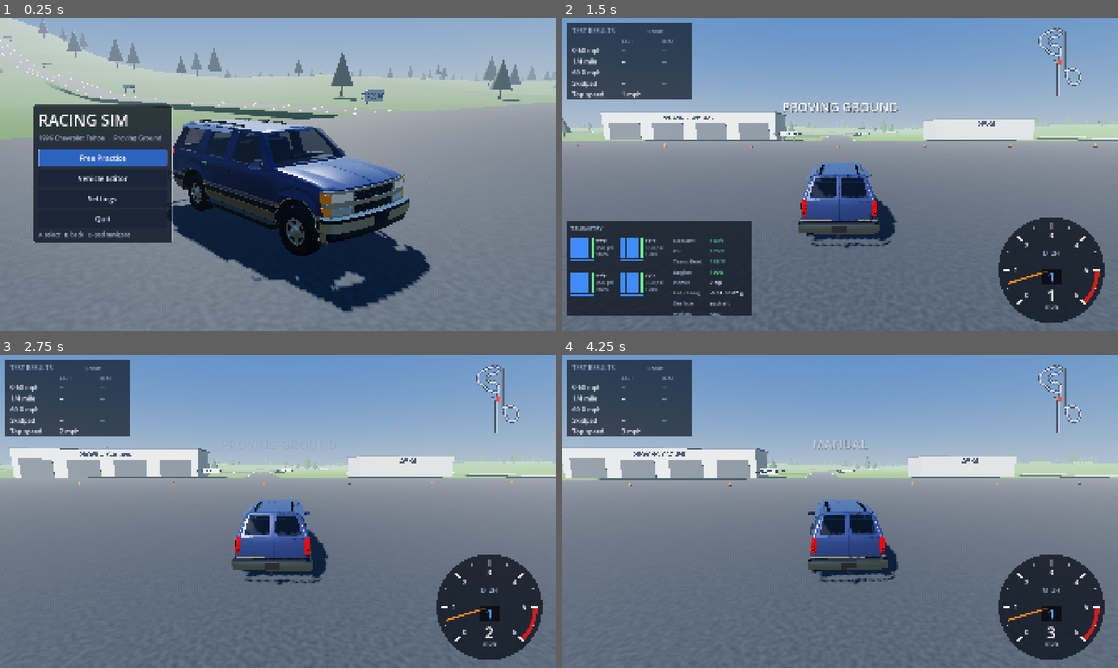
Above: before the commit, frames 1-4 (two rows, left to right).
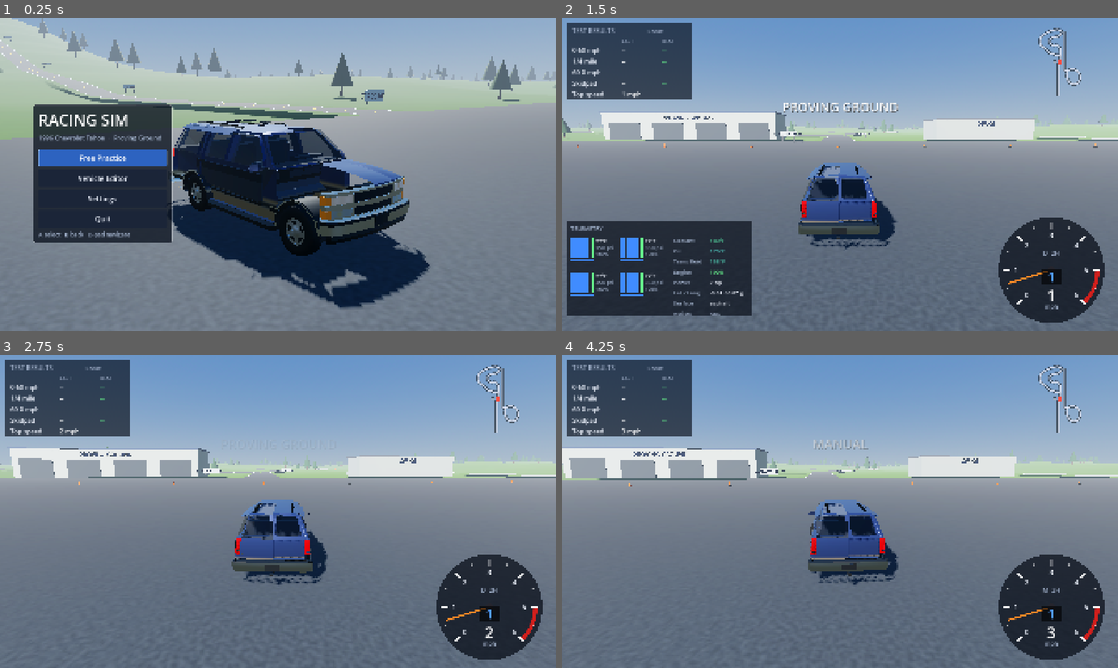
Above: after the commit, the same moments.

Repository: Beefnasty96/Thor-race-sim
Game: Godot game, scene res://scenes/main.tscn
Same seed, same stepped clock (60 frames per second), same inputs: the game is played once before the commit and once after it.
Inputs (mouse positions are in pixels of both pictures, inside the frame that each line leads up to):
- Up to frame 1 (0.25 s): no input
- Up to frame 2 (1.5 s): tap Enter (ui_accept) at 0.5, 0.77 s; move the mouse to (962, 158) at 0.52 s; hold D (steer_right) 0.53-1.25 s; hold C (camera) 0.53-1.25 s; click (962, 158) at 0.67 s; drag from (728, 190) to (812, 237) at 1.27 s
- Up to frame 3 (2.75 s): move the mouse to (333, 442) at 2.02 s; hold D (steer_right) from 2.03 s (still down); hold T (telemetry) from 2.03 s (still down)
- Up to frame 4 (4.25 s): release D (steer_right) at 2.75 s; release T (telemetry) at 2.75 s; drag from (812, 574) to (673, 464) at 2.77 s; move the mouse to (1006, 558) at 3.52 s; hold A (steer_left) from 3.53 s (still down); hold M (trans_mode) from 3.53 s (still down); tap Enter (ui_accept) at 3.77 s

The runs differ from the first frame. In frame 1, 5.4% of the frame differs, in the area x 30-78%, y 32-95%; in frame 2, 0.9%; in frame 3, 0.9%; in frame 4, 1.0%.

Commit message:
Tahoe body: clean snug wheel arches (reshaped pre-decimation, mirrored) with continuous moldings; body seated for factory tyres; fender holes filled; black door handles; two-tone/pinstripes via body-paint shader; textured grille and lamp lenses
Co-Authored-By: Claude Opus 5.5 <noreply@anthropic.com>
Claude-Session: https://claude.ai/code/session_01QXqqGxjNxHwcdJcwNd6LqW

Diff:
--- a/assets/cars/tahoe_1996/model_info.json
+++ b/assets/cars/tahoe_1996/model_info.json
@@ -47,5 +47,6 @@
       -0.2989
     ]
   },
-  "triangles": 9631
+  "triangles": 8817,
+  "body_drop": -0.0283
 }
--- /dev/null
+++ b/assets/shaders/body_paint.gdshader
@@ -0,0 +1,61 @@
+// Body paint with the GMT400 two-tone drawn as a texture in model space, so the
+// lines are crisp and need no extra geometry:
+//   lower colour 0.00-0.58 m | chrome pinstripe | black molding band | chrome pinstripe |
+//   lower colour 0.69-0.75 m | body colour above. Horizontal panels stay body colour.
+shader_type spatial;
+
+uniform vec3 body_color : source_color = vec3(0.2, 0.25, 0.45);
+uniform vec3 lower_color : source_color = vec3(0.62, 0.52, 0.40);
+uniform vec3 band_color : source_color = vec3(0.12, 0.12, 0.13);
+uniform float body_metallic = 0.5;
+uniform float lower_metallic = 0.5;
+uniform bool two_tone = true;
+uniform float y_lower_top = 0.58;
+uniform float y_band_bot = 0.588;
+uniform float y_band_top = 0.682;
+uniform float y_upper_bot = 0.69;
+uniform float y_upper_top = 0.75;
+
+varying vec3 mpos;
+varying vec3 mnrm;
+
+void vertex() {
+	mpos = VERTEX;
+	mnrm = NORMAL;
+}
+
+// 0 -> 1 across an edge at h, anti-aliased by screen-space derivative
+float edge(float y, float h) {
+	float w = max(fwidth(y), 0.0005);
+	return smoothstep(h - w, h + w, y);
+}
+
+void fragment() {
+	vec3 col = body_color;
+	float met = body_metallic;
+	float rough = 0.28;
+	float side = 1.0 - smoothstep(0.55, 0.7, abs(normalize(mnrm).y));
+	if (two_tone && side > 0.0) {
+		float y = mpos.y;
+		// layers from bottom to top
+		vec3 c = lower_color; float m = lower_metallic; float r = 0.30;
+		float e1 = edge(y, y_lower_top);     // -> chrome
+		c = mix(c, vec3(0.86), e1); m = mix(m, 1.0, e1); r = mix(r, 0.12, e1);
+		float e2 = edge(y, y_band_bot);      // -> black band
+		c = mix(c, band_color, e2); m = mix(m, 0.2, e2); r = mix(r, 0.45, e2);
+		float e3 = edge(y, y_band_top);      // -> chrome
+		c = mix(c, vec3(0.86), e3); m = mix(m, 1.0, e3); r = mix(r, 0.12, e3);
+		float e4 = edge(y, y_upper_bot);     // -> lower colour strip
+		c = mix(c, lower_color, e4); m = mix(m, lower_metallic, e4); r = mix(r, 0.30, e4);
+		float e5 = edge(y, y_upper_top);     // -> body colour
+		c = mix(c, body_color, e5); m = mix(m, body_metallic, e5); r = mix(r, 0.28, e5);
+		col = mix(col, c, side);
+		met = mix(met, m, side);
+		rough = mix(rough, r, side);
+	}
+	ALBEDO = col;
+	METALLIC = met;
+	ROUGHNESS = rough;
+	CLEARCOAT = 1.0;
+	CLEARCOAT_ROUGHNESS = 0.06;
+}
--- a/scripts/vehicle/car_model.gd
+++ b/scripts/vehicle/car_model.gd
@@ -16,7 +16,9 @@
 var info: Dictionary = {}
 var wheel_nodes: Array[Node3D] = []
 var driver_eye := Vector3(-0.38, 1.46, 0.38)
-var _paint_mat: StandardMaterial3D
+var body_drop := 0.0
+var _paint_mat: ShaderMaterial
+const PAINT_SHADER := preload("res://assets/shaders/body_paint.gdshader")
 var _lower_mat: StandardMaterial3D
 var _tail_mats: Array[StandardMaterial3D] = []
 var _steering: Node3D
@@ -42,9 +44,11 @@
 	if FileAccess.file_exists(dir + "/model_info.json"):
 		info = JSON.parse_string(FileAccess.get_file_as_string(dir + "/model_info.json"))
 		var e: Array = info.get("driver_eye", [-0.38, 1.46, 0.38])
-		driver_eye = Vector3(e[0], e[1], e[2])
+		body_drop = float(info.get("body_drop", 0.0))
+		driver_eye = Vector3(e[0], e[1] + body_drop, e[2])
 	var body_scene: PackedScene = load(dir + "/tahoe_body.glb")
 	var body := body_scene.instantiate()
+	body.position.y = body_drop          # seat the body over the factory-size tyres
 	add_child(body)
 	_prepare_materials(body)
 	_steering = body.find_child("SteeringWheel", true, false) as Node3D
@@ -75,10 +79,8 @@
 			var n := mat.resource_name
 			if n == "Paint":
 				if _paint_mat == null:
-					_paint_mat = mat.duplicate()
-					_paint_mat.clearcoat_enabled = true
-					_paint_mat.clearcoat = 1.0
-					_paint_mat.clearcoat_roughness = 0.06
+					_paint_mat = ShaderMaterial.new()
+					_paint_mat.shader = PAINT_SHADER
 				m.set_surface_override_material(s, _paint_mat)
 			elif n == "Lower":
 				if _lower_mat == null:
@@ -148,9 +150,11 @@
 	var lower_col := Color(lc[0], lc[1], lc[2])
 	var metal: float = paint.get("metallic", 0.5)
 	if _paint_mat:
-		_paint_mat.albedo_color = body_col
-		_paint_mat.metallic = metal
-		_paint_mat.roughness = 0.28
+		_paint_mat.set_shader_parameter("body_color", body_col)
+		_paint_mat.set_shader_parameter("lower_color", lower_col)
+		_paint_mat.set_shader_parameter("body_metallic", metal)
+		_paint_mat.set_shader_parameter("lower_metallic", paint.get("lower_metallic", metal))
+		_paint_mat.set_shader_parameter("two_tone", paint.has("lower"))
 	if _lower_mat:
 		_lower_mat.albedo_color = lower_col
 		_lower_mat.metallic = paint.get("lower_metallic", metal)
@@ -213,7 +217,7 @@
 			continue
 		var p: Array = cl[key]
 		var holder := Node3D.new()
-		holder.position = Vector3(p[0], p[1], p[2] + 0.004)
+		holder.position = Vector3(p[0], p[1] + body_drop, p[2] + 0.004)
 		holder.rotation = Vector3(-tilt, 0, 0)
 		add_child(holder)
 		var r := 0.062 if key == "speedo" else (0.05 if key == "tach" else 0.024)
Binary file changed: assets/cars/tahoe_1996/tahoe_body.glb
Binary file added: assets/cars/tahoe_1996/tahoe_body_amber_lens.png
Not shown, added: assets/cars/tahoe_1996/tahoe_body_amber_lens.png.import
Binary file added: assets/cars/tahoe_1996/tahoe_body_grille.png
Not shown, added: assets/cars/tahoe_1996/tahoe_body_grille.png.import
Binary file added: assets/cars/tahoe_1996/tahoe_body_headlamp_lens.png
Not shown, added: assets/cars/tahoe_1996/tahoe_body_headlamp_lens.png.import
Binary file added: assets/cars/tahoe_1996/tahoe_body_park_lens.png
Not shown, added: assets/cars/tahoe_1996/tahoe_body_park_lens.png.import
Not shown, added: assets/shaders/body_paint.gdshader.uid
